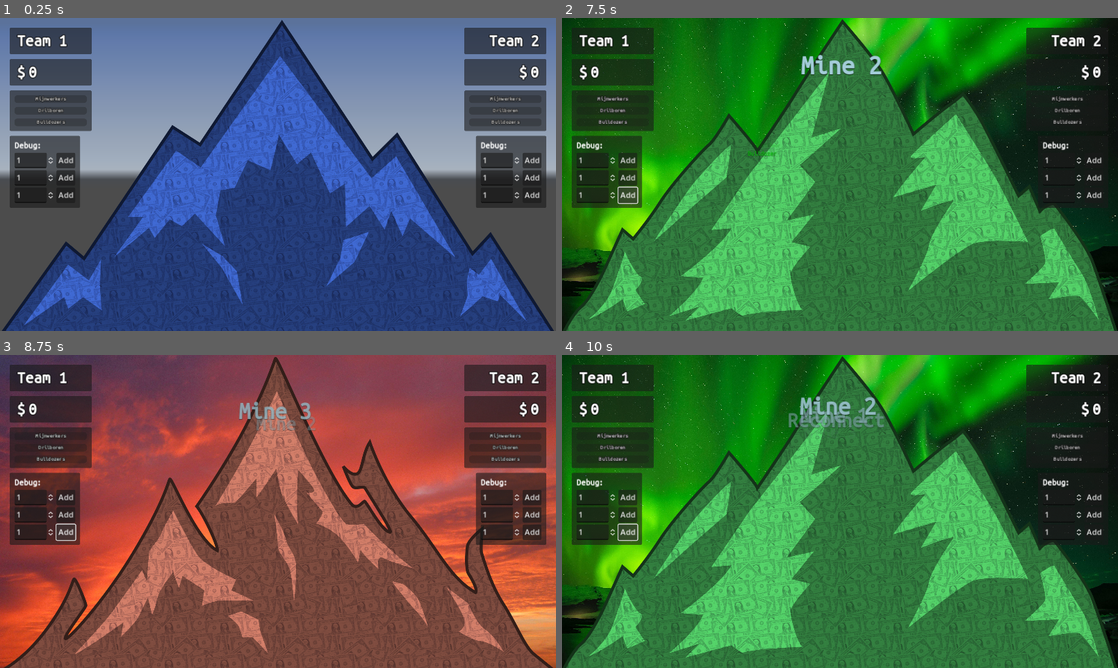
Above: before the commit, frames 1-4 (two rows, left to right).
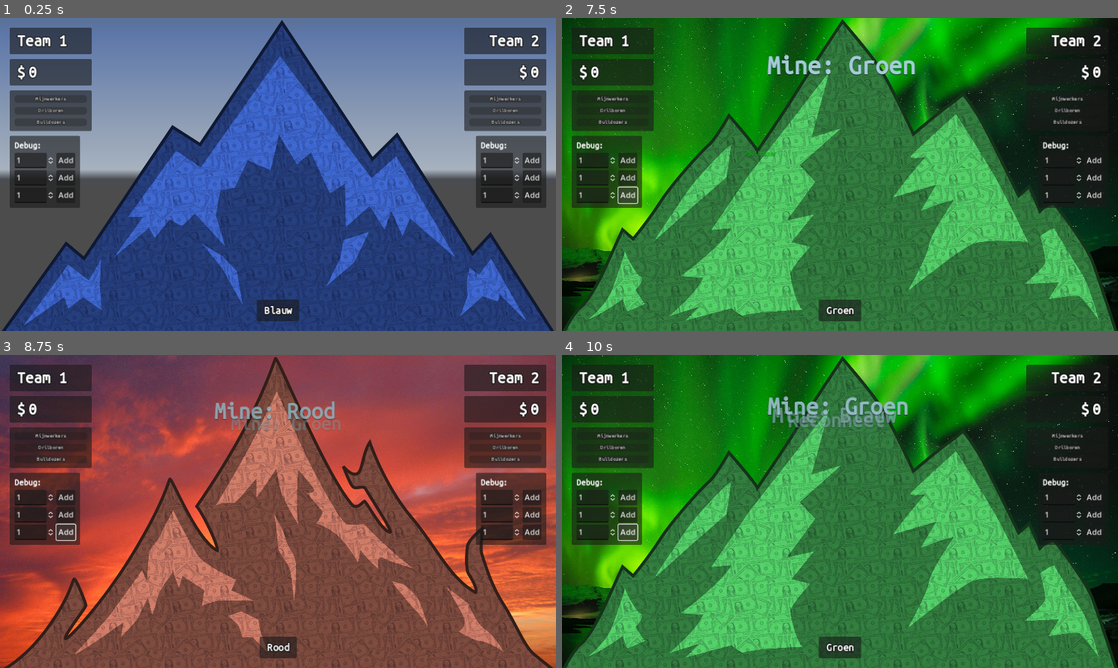
Above: after the commit, the same moments.

Repository: kwint/nfc-card-game
Game: Godot game, scene res://Scenes/Dashboard.tscn
Two runs of this game, one before a commit and one after it. Both use one fixed random seed, a clock stepped at 60 frames per second and the inputs below. A sky picture missing from this copy of the repository is replaced by a grey-blue gradient.
Inputs:
- Up to frame 1 (0.25 s): no input
- Up to frame 2 (7.5 s): click "Add" at 0.5 s; click "Add" at 1.25 s; click "Add" at 2 s; click "Add" at 2.75 s; click "Add" at 3.5 s; click "Add" at 4.25 s; click "Add" at 5 s; click "Add" at 5.75 s; click "Add" at 6.5 s; tap M (next_mine) at 7.35 s
- Up to frame 3 (8.75 s): tap M (next_mine) at 8.1 s
- Up to frame 4 (10 s): tap R (reconnect) at 8.85 s; tap M (next_mine) at 9.05, 9.6 s

The runs differ from the first frame. In frame 1, 0.5% of the frame differs, in the area x 46-54%, y 90-97%; in frame 2, 1.5%; in frame 3, 1.5%; in frame 4, 1.7%, in the area x 37-63%, y 13-97%.

Commit message:
Add label at the bottom to show mine name

Diff:
--- a/dashboard/Scenes/Dashboard.tscn
+++ b/dashboard/Scenes/Dashboard.tscn
@@ -1,12 +1,15 @@
-[gd_scene load_steps=8 format=3 uid="uid://ca1ddejybbu0g"]
+[gd_scene load_steps=10 format=3 uid="uid://ca1ddejybbu0g"]
 
 [ext_resource type="Script" path="res://Scripts/GameController.gd" id="1_y0gn5"]
+[ext_resource type="Theme" uid="uid://n2sj11gmuqmo" path="res://Themes/MoneyFont.tres" id="2_1f4xi"]
 [ext_resource type="Script" path="res://Scripts/WebSocketClient.gd" id="2_tpx8r"]
 [ext_resource type="Script" path="res://Scripts/MinerGrid.gd" id="3_gpr4m"]
 [ext_resource type="Texture2D" uid="uid://cq153cuh0k6uv" path="res://Sprites/Mountain/sky1.jpg" id="3_ikvi8"]
 [ext_resource type="Texture2D" uid="uid://cnsgveexu0abx" path="res://Sprites/Mountain/mountain1.png" id="4_ca4uh"]
 [ext_resource type="PackedScene" uid="uid://njrfi5t72vqk" path="res://Prefabs/TeamPanel.tscn" id="5_120pg"]
 [ext_resource type="Script" path="res://Scripts/WindowManager.gd" id="11_6qksi"]
+
+[sub_resource type="StyleBoxTexture" id="StyleBoxTexture_w6uij"]
 
 [node name="Root" type="Node"]
 
@@ -129,6 +132,44 @@
 game_controller = NodePath("../../../../../../GameController")
 team = 2
 
+[node name="Mine" type="MarginContainer" parent="Viewport"]
+layout_mode = 1
+anchors_preset = 7
+anchor_left = 0.5
+anchor_top = 1.0
+anchor_right = 0.5
+anchor_bottom = 1.0
+offset_left = -41.0
+offset_top = -83.0
+offset_right = 41.0
+grow_horizontal = 2
+grow_vertical = 0
+theme_override_constants/margin_left = 20
+theme_override_constants/margin_top = 20
+theme_override_constants/margin_right = 20
+theme_override_constants/margin_bottom = 20
+
+[node name="Name" type="PanelContainer" parent="Viewport/Mine"]
+layout_mode = 2
+
+[node name="Margin" type="MarginContainer" parent="Viewport/Mine/Name"]
+layout_mode = 2
+theme_override_constants/margin_left = 15
+theme_override_constants/margin_top = 10
+theme_override_constants/margin_right = 15
+theme_override_constants/margin_bottom = 10
+
+[node name="Label" type="Label" parent="Viewport/Mine/Name/Margin"]
+layout_mode = 2
+size_flags_horizontal = 4
+size_flags_vertical = 0
+theme = ExtResource("2_1f4xi")
+theme_override_colors/font_outline_color = Color(0, 0, 0, 1)
+theme_override_constants/outline_size = 5
+theme_override_font_sizes/font_size = 20
+theme_override_styles/normal = SubResource("StyleBoxTexture_w6uij")
+text = "-"
+
 [node name="MinersLeft" type="Node2D" parent="." node_paths=PackedStringArray("reference_grid")]
 script = ExtResource("3_gpr4m")
 reference_grid = NodePath("../Viewport/AspectRatio/Columns/MinersLeft")
--- a/dashboard/Scripts/GameController.gd
+++ b/dashboard/Scripts/GameController.gd
@@ -23,6 +23,7 @@
 };
 @onready var background = $"../Viewport/Background";
 @onready var mountain = $"../Viewport/AspectRatio/ReferenceRect/Mountain";
+@onready var mine_label = $"../Viewport/Mine/Name/Margin/Label";
 
 @export var background_textures: Array[Texture2D] = [
 	preload("res://Sprites/Mountain/sky1.jpg"),
@@ -38,6 +39,11 @@
 	Color(0.3, 0.5, 1.0),
 	Color(0.4, 1.0, 0.5),
 	Color(1.0, 0.6, 0.5),
+];
+@export var mine_names: Array[String] = [
+	"Blauw",
+	"Groen",
+	"Rood",
 ];
 
 var mine_id: int;
@@ -106,12 +112,18 @@
 		self.mountain.texture = self.mountain_textures[self.get_mine_index() % self.mountain_textures.size()];
 	if !self.mountain_colors.is_empty():
 		self.mountain.modulate = self.mountain_colors[self.get_mine_index() % self.mountain_colors.size()];
+	if !self.mine_names.is_empty():
+		self.mine_label.text = self.mine_names[self.get_mine_index() % self.mine_names.size()];
 
 
 func cycle_mine():
 	var next_mine_id = Settings.MINE_IDS[(get_mine_index() + 1) % Settings.MINE_IDS.size()];
 	self.switch_mine(next_mine_id);
-	self.render_status(str("Mine ", next_mine_id));
+
+	var name = str(next_mine_id);
+	if !self.mine_names.is_empty():
+		name = self.mine_names[self.get_mine_index() % self.mine_names.size()];
+	self.render_status(str("Mine: ", name));
 
 
 func get_mine_index() -> int:
